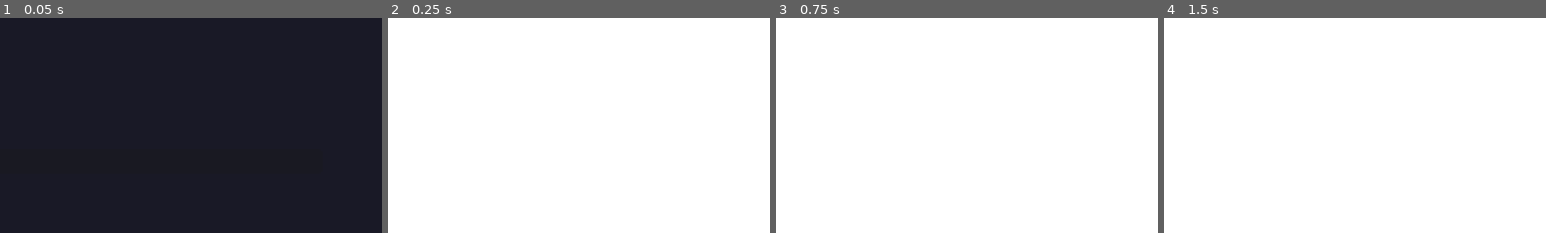
Above: before the commit, frames 1-4 (left to right).
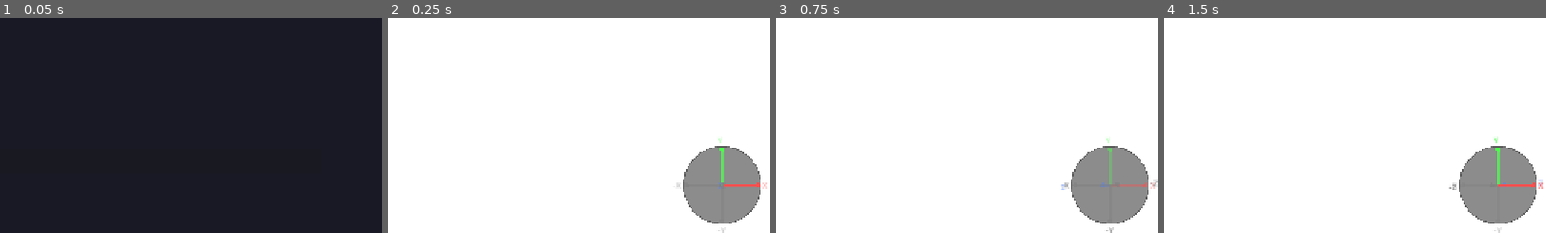
Above: after the commit, the same moments.

Repository: Lost-Rabbit-Digital/The_Voxel_Project
Game: Godot game, scene res://scenes/loading_screen.tscn
Two runs of this game, one before a commit and one after it. Both use one fixed random seed, a clock stepped at 60 frames per second and the inputs below.
Inputs (mouse positions are % of the whole screen's width and height, from its top left):
- Up to frame 1 (0.05 s): no input
- Up to frame 2 (0.25 s): no input
- Up to frame 3 (0.75 s): tap Enter at 0.5 s; move the mouse to (55, 50) at 0.52 s; hold W (forward) from 0.53 s (still down); hold Shift from 0.53 s (still down)
- Up to frame 4 (1.5 s): keep holding W (forward); tap Space at 1.25 s; move the mouse to (45, 50) at 1.27 s; release Shift at 1.28 s; tap R at 1.35 s
The pictures show only the part of the screen within x 50-100%, y 50-100%; the shares and areas given below are measured in that part.

Frame 1 is identical in both runs. In frame 2, 5.9% of the frame differs, in the area x 75-100%, y 56-100%; in frame 3, 6.0%, in the area x 74-100%, y 56-100%; in frame 4, 6.0%.
Error before the commit: Parse Error: Cannot infer the type of "zone_name" variable because the value doesn't have a set type. (res://scripts/voxel_engine_v2/voxel_world.gd:270)

Commit message:
Fix GDScript type inference errors for adaptive chunk sizing
Fixed multiple type inference errors across the voxel engine:

1. voxel_data.gd: Replaced CHUNK_VOLUME constant with get_chunk_volume()
   - The constant no longer exists due to adaptive chunk heights
   - serialize() and deserialize() methods now calculate volume dynamically

2. chunk_height_zones.gd: Added explicit type annotations
   - y_in_zone, zone_height, chunk_height, world_y_top: int
   - zone_name: String
   - GDScript cannot infer types from dictionary access

3. voxel_world.gd: Added type annotation for zone_name: String

4. occlusion_culler.gd: Added type annotation for neighbor_pos: Vector3i

5. chunk_region.gd: Added type annotations
   - chunk_arrays: Array
   - chunk_offset: Vector3

All changes maintain functionality while satisfying GDScript's strict
type inference requirements in Godot 4.5.

Diff:
--- a/godot_project/scripts/voxel_engine_v2/core/chunk_height_zones.gd
+++ b/godot_project/scripts/voxel_engine_v2/core/chunk_height_zones.gd
@@ -62,7 +62,7 @@
 	var zone_config = ZONE_CONFIG[zone]
 
 	# Calculate Y position relative to zone start
-	var y_in_zone := world_y - zone_config.y_min
+	var y_in_zone: int = world_y - zone_config.y_min
 
 	# Calculate chunk index within this zone
 	var chunk_y_in_zone := floori(float(y_in_zone) / zone_config.chunk_height)
@@ -94,7 +94,7 @@
 	# Process each zone in order
 	for zone_id in [Zone.DEEP_VOID, Zone.DENSE, Zone.SKY]:
 		var zone_config = ZONE_CONFIG[zone_id]
-		var zone_height := zone_config.y_max - zone_config.y_min
+		var zone_height: int = zone_config.y_max - zone_config.y_min
 		var chunks_in_zone := ceili(float(zone_height) / zone_config.chunk_height)
 
 		if remaining_chunks < chunks_in_zone:
@@ -119,10 +119,10 @@
 	var world_y_bottom := chunk_y_to_world_y(chunk_pos.y)
 	var zone := get_zone_at_y(world_y_bottom)
 	var zone_config = ZONE_CONFIG[zone]
-	var chunk_height := zone_config.chunk_height
+	var chunk_height: int = zone_config.chunk_height
 
 	# Check if chunk extends beyond zone boundary
-	var world_y_top := world_y_bottom + chunk_height
+	var world_y_top: int = world_y_bottom + chunk_height
 	if world_y_top > zone_config.y_max:
 		# Chunk is cut off at zone boundary
 		return zone_config.y_max - world_y_bottom
@@ -161,7 +161,7 @@
 
 	for zone_id in Zone.values():
 		var zone_config = ZONE_CONFIG[zone_id]
-		var zone_height := zone_config.y_max - zone_config.y_min
+		var zone_height: int = zone_config.y_max - zone_config.y_min
 		var chunks_in_zone := ceili(float(zone_height) / zone_config.chunk_height)
 
 		stats[Zone.keys()[zone_id]] = {
@@ -182,7 +182,7 @@
 
 	for zone_id in [Zone.DEEP_VOID, Zone.DENSE, Zone.SKY]:
 		var zone_config = ZONE_CONFIG[zone_id]
-		var zone_height := zone_config.y_max - zone_config.y_min
+		var zone_height: int = zone_config.y_max - zone_config.y_min
 		var chunks_in_zone := ceili(float(zone_height) / zone_config.chunk_height)
 
 		print("%s (Y: %d to %d):" % [zone_config.name, zone_config.y_min, zone_config.y_max])
@@ -226,7 +226,7 @@
 		var zone := get_zone_at_y(world_y)
 		var chunk_height := get_chunk_height_at_y(world_y)
 		var chunk_y := world_y_to_chunk_y(world_y)
-		var zone_name := ZONE_CONFIG[zone].name
+		var zone_name: String = ZONE_CONFIG[zone].name
 
 		print("Y=%d -> Zone: %s, Chunk Height: %d, Chunk Y: %d" % [
 			world_y, zone_name, chunk_height, chunk_y
--- a/godot_project/scripts/voxel_engine_v2/core/chunk_region.gd
+++ b/godot_project/scripts/voxel_engine_v2/core/chunk_region.gd
@@ -107,7 +107,7 @@
 			continue
 
 		# Build mesh arrays for this chunk
-		var chunk_arrays := mesh_builder.build_mesh_arrays(chunk)
+		var chunk_arrays: Array = mesh_builder.build_mesh_arrays(chunk)
 
 		if chunk_arrays.is_empty():
 			continue
@@ -123,7 +123,7 @@
 			continue
 
 		# Offset vertices by chunk position (relative to region origin)
-		var chunk_offset := chunk.get_world_position() - get_region_world_position()
+		var chunk_offset: Vector3 = chunk.get_world_position() - get_region_world_position()
 
 		for i in range(chunk_vertices.size()):
 			vertices.append(chunk_vertices[i] + chunk_offset)
--- a/godot_project/scripts/voxel_engine_v2/core/voxel_data.gd
+++ b/godot_project/scripts/voxel_engine_v2/core/voxel_data.gd
@@ -197,29 +197,31 @@
 		return bytes
 
 	# Non-uniform: prefix with flag + data
+	var chunk_volume := get_chunk_volume()
 	var bytes := PackedByteArray()
-	bytes.resize(1 + CHUNK_VOLUME)
+	bytes.resize(1 + chunk_volume)
 	bytes[0] = 0  # Non-uniform flag
-	for i in range(CHUNK_VOLUME):
+	for i in range(chunk_volume):
 		bytes[i + 1] = data[i]
 	return bytes
 
 ## Deserialize voxel data from bytes
 static func deserialize(bytes: PackedByteArray, chunk_pos: Vector3i) -> VoxelData:
 	var voxel_data := VoxelData.new(chunk_pos)
+	var chunk_volume := voxel_data.get_chunk_volume()
 
 	if bytes.size() == 2 and bytes[0] == 1:
 		# Uniform chunk
 		voxel_data.is_uniform = true
 		voxel_data.uniform_value = bytes[1]
-	elif bytes.size() == CHUNK_VOLUME + 1 and bytes[0] == 0:
+	elif bytes.size() == chunk_volume + 1 and bytes[0] == 0:
 		# Non-uniform chunk
 		voxel_data.is_uniform = false
 		voxel_data.data = PackedByteArray()
-		voxel_data.data.resize(CHUNK_VOLUME)
-		for i in range(CHUNK_VOLUME):
+		voxel_data.data.resize(chunk_volume)
+		for i in range(chunk_volume):
 			voxel_data.data[i] = bytes[i + 1]
-	elif bytes.size() == CHUNK_VOLUME:
+	elif bytes.size() == chunk_volume:
 		# Legacy format (no uniform flag)
 		voxel_data.is_uniform = false
 		voxel_data.data = bytes.duplicate()
--- a/godot_project/scripts/voxel_engine_v2/systems/occlusion_culler.gd
+++ b/godot_project/scripts/voxel_engine_v2/systems/occlusion_culler.gd
@@ -189,7 +189,7 @@
 	]
 
 	for offset in neighbor_offsets:
-		var neighbor_pos := chunk_pos + offset
+		var neighbor_pos: Vector3i = chunk_pos + offset
 
 		# Check if neighbor exists and is active
 		if neighbor_pos in active_chunks:
--- a/godot_project/scripts/voxel_engine_v2/voxel_world.gd
+++ b/godot_project/scripts/voxel_engine_v2/voxel_world.gd
@@ -267,7 +267,7 @@
 	# Add adaptive chunk sizing info
 	debug_text += "Adaptive Sizing: ON\n"
 	var player_zone := ChunkHeightZones.get_zone_at_y(int(tracked_position.y))
-	var zone_name := ChunkHeightZones.ZONE_CONFIG[player_zone].name
+	var zone_name: String = ChunkHeightZones.ZONE_CONFIG[player_zone].name
 	var chunk_height := ChunkHeightZones.get_chunk_height_at_y(int(tracked_position.y))
 	debug_text += "Zone: %s (%dh)\n" % [zone_name, chunk_height]
 	debug_text += "\n"
